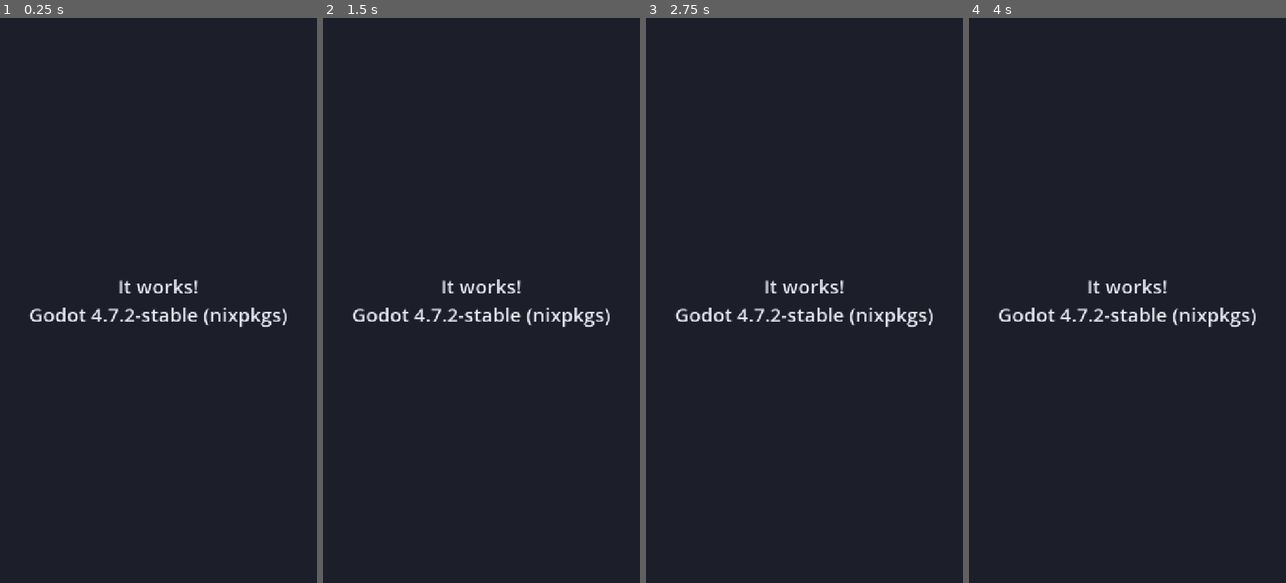
Above: before the commit, frames 1-4 (left to right).
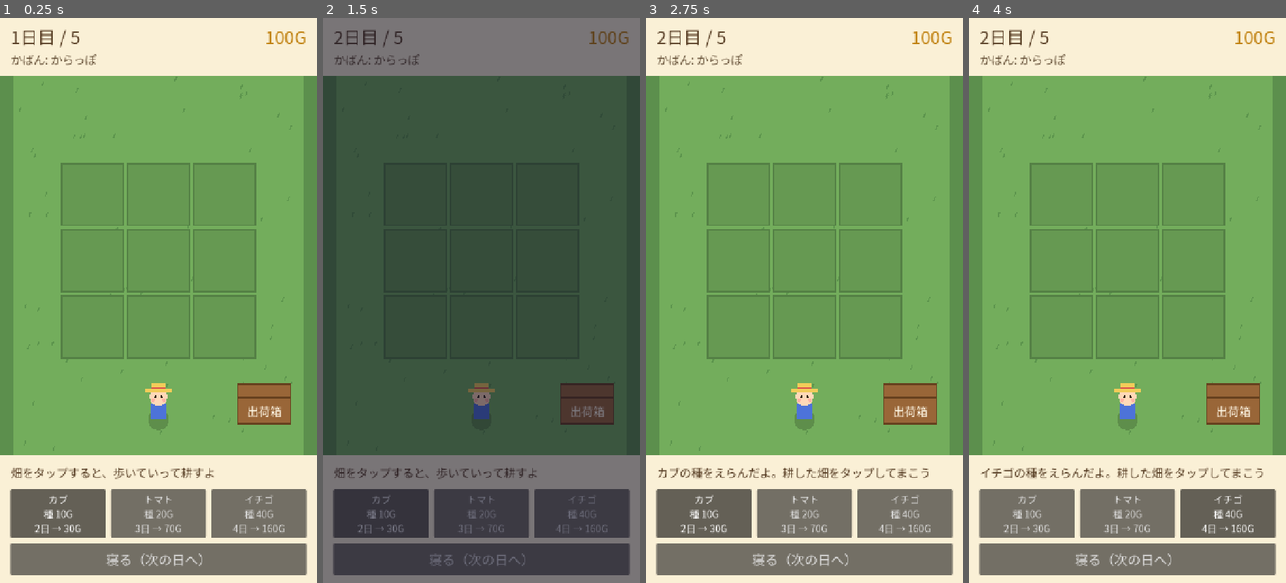
Above: after the commit, the same moments.

Repository: lalalalasuke-jpg/tiny-lala-farm
Game: Godot game, scene res://scenes/main.tscn
The game is run twice, just before and just after one commit, with the same random seed, the same clock (stepped at 60 frames per second) and the same inputs.
Inputs (mouse positions are in pixels of both pictures, inside the frame that each line leads up to):
- Up to frame 1 (0.25 s): no input
- Up to frame 2 (1.5 s): click (481, 560) at 0.5 s, where only the run after the commit has a clickable "寝る（次の日へ）"; click (481, 357) at 1.25 s, where only the run after the commit has a clickable "畑へ行く"
- Up to frame 3 (2.75 s): click (703, 515) at 2 s, where only the run after the commit has a clickable "カブ 種 10G 2日 → 30G"
- Up to frame 4 (4 s): click (1127, 515) at 2.75 s, where only the run after the commit has a clickable "トマト 種 20G 3日 → 70G"; click (1228, 515) at 3.5 s, where only the run after the commit has a clickable "イチゴ 種 40G 4日 → 160G"

The runs differ from the first frame. In frame 1, 100% of the frame differs, in the area x 0-100%, y 0-100%; in frame 2, 100%; in frame 3, 100%; in frame 4, 100%.

Commit message:
畑3x3・3種類の作物・出荷・5日間の最小版
Co-Authored-By: Claude Opus 5.5 <noreply@anthropic.com>

Diff:
--- a/project.godot
+++ b/project.godot
@@ -11,7 +11,7 @@
 
 [input_devices]
 
-pointing/emulate_mouse_from_touch=false
+pointing/emulate_mouse_from_touch=true
 
 [display]
 
@@ -25,3 +25,7 @@
 
 renderer/rendering_method="gl_compatibility"
 renderer/rendering_method.mobile="gl_compatibility"
+
+[gui]
+
+theme/custom_font="res://fonts/NotoSansJP-Subset.ttf"
--- /dev/null
+++ b/scenes/field.gd
@@ -0,0 +1,130 @@
+extends Node2D
+
+# 畑 3×3 と出荷箱の見た目。状態（plots）は main.gd が持っていて、ここは描くだけ。
+
+const COLS := 3
+const ROWS := 3
+const PLOT := 140.0
+const GAP := 10.0
+const ORIGIN := Vector2(140, 330)  # 左上の畑の左上の角
+const WALK_AREA := Rect2(30, 130, 660, 860)  # キャラが歩ける範囲
+const BOX_RECT := Rect2(540, 830, 120, 90)
+
+const FONT := preload("res://fonts/NotoSansJP-Subset.ttf")
+
+var plots: Array = []  # main.gd から渡される（Dictionary の配列）
+var crops: Dictionary = {}
+var shipped_count := 0
+
+
+func plot_rect(i: int) -> Rect2:
+	var c := i % COLS
+	var r := i / COLS
+	return Rect2(ORIGIN + Vector2(c, r) * (PLOT + GAP), Vector2(PLOT, PLOT))
+
+
+func plot_center(i: int) -> Vector2:
+	return plot_rect(i).get_center()
+
+
+# pos にある畑の番号。畑の外なら -1
+func plot_at(pos: Vector2) -> int:
+	for i in COLS * ROWS:
+		if plot_rect(i).grow(GAP / 2).has_point(pos):
+			return i
+	return -1
+
+
+func box_stand_point() -> Vector2:
+	return BOX_RECT.get_center() + Vector2(-100, 0)
+
+
+func near_box(pos: Vector2) -> bool:
+	return BOX_RECT.grow(70).has_point(pos)
+
+
+func _draw() -> void:
+	# 草地
+	draw_rect(WALK_AREA, Color(0.45, 0.68, 0.36))
+	var rng := RandomNumberGenerator.new()
+	rng.seed = 7
+	for k in 80:
+		var p := Vector2(rng.randf_range(40, 680), rng.randf_range(140, 980))
+		draw_line(p, p + Vector2(4, -10), Color(0.36, 0.58, 0.3), 3)
+	for i in plots.size():
+		_draw_plot(i)
+	_draw_box()
+
+
+func _draw_plot(i: int) -> void:
+	var rect := plot_rect(i)
+	var p: Dictionary = plots[i]
+	if not p.tilled:
+		draw_rect(rect, Color(0.4, 0.6, 0.32))
+		draw_rect(rect, Color(0.33, 0.5, 0.27), false, 4)
+		return
+	var soil := Color(0.45, 0.3, 0.18) if p.watered else Color(0.66, 0.48, 0.3)
+	draw_rect(rect, soil)
+	# うね（畝）の線
+	for k in 3:
+		var y := rect.position.y + 30 + k * 40
+		draw_line(Vector2(rect.position.x + 12, y), Vector2(rect.end.x - 12, y), soil.darkened(0.2), 4)
+	if p.crop == "":
+		return
+	var crop: Dictionary = crops[p.crop]
+	var c := rect.get_center()
+	if p.growth >= crop.days:
+		_draw_ripe(p.crop, crop.color, c)
+	else:
+		# 芽: 育つほど大きくなる
+		var t: float = 0.35 + 0.65 * float(p.growth) / crop.days
+		var leaf := Color(0.3, 0.75, 0.3)
+		draw_line(c + Vector2(0, 20), c + Vector2(0, 20 - 30 * t), leaf.darkened(0.2), 4)
+		draw_circle(c + Vector2(-12 * t, 20 - 30 * t), 12 * t, leaf)
+		draw_circle(c + Vector2(12 * t, 20 - 30 * t), 12 * t, leaf)
+		# のこり日数
+		var left := "あと%d日" % (crop.days - p.growth)
+		draw_string(FONT, rect.position + Vector2(0, PLOT - 10), left, HORIZONTAL_ALIGNMENT_CENTER, PLOT, 22, Color(1, 1, 1, 0.9))
+	if p.watered:
+		_draw_drop(rect.position + Vector2(PLOT - 22, 24))
+
+
+func _draw_ripe(id: String, color: Color, c: Vector2) -> void:
+	var leaf := Color(0.25, 0.65, 0.25)
+	match id:
+		"turnip":
+			draw_circle(c + Vector2(-14, -34), 14, leaf)
+			draw_circle(c + Vector2(14, -34), 14, leaf)
+			draw_circle(c + Vector2(0, 0), 34, color)
+			draw_circle(c + Vector2(0, -20), 20, Color(0.7, 0.35, 0.75))
+		"tomato":
+			draw_line(c + Vector2(0, 40), c + Vector2(0, -45), leaf.darkened(0.2), 5)
+			for o in [Vector2(-22, -18), Vector2(20, -4), Vector2(-14, 24)]:
+				draw_circle(c + o, 20, color)
+				draw_circle(c + o + Vector2(-6, -6), 5, Color(1, 1, 1, 0.5))
+		"strawberry":
+			draw_circle(c + Vector2(0, -30), 16, leaf)
+			draw_colored_polygon(PackedVector2Array([c + Vector2(-34, -16), c + Vector2(34, -16), c + Vector2(0, 40)]), color)
+			draw_circle(c + Vector2(-17, -12), 18, color)
+			draw_circle(c + Vector2(17, -12), 18, color)
+			for o in [Vector2(-12, -6), Vector2(10, -2), Vector2(0, 14), Vector2(-4, -16), Vector2(16, -16)]:
+				draw_circle(c + o, 2.5, Color(1, 0.9, 0.4))
+	# 収穫できる合図のキラキラ
+	draw_string(FONT, c + Vector2(30, -40), "★", HORIZONTAL_ALIGNMENT_LEFT, -1, 28, Color(1, 0.95, 0.4))
+
+
+func _draw_drop(at: Vector2) -> void:
+	var blue := Color(0.35, 0.65, 1.0)
+	draw_circle(at + Vector2(0, 6), 8, blue)
+	draw_colored_polygon(PackedVector2Array([at + Vector2(-7, 4), at + Vector2(7, 4), at + Vector2(0, -10)]), blue)
+
+
+func _draw_box() -> void:
+	var r := BOX_RECT
+	draw_rect(r, Color(0.6, 0.4, 0.22))
+	draw_rect(r, Color(0.4, 0.25, 0.12), false, 5)
+	draw_line(r.position + Vector2(0, 30), Vector2(r.end.x, r.position.y + 30), Color(0.4, 0.25, 0.12), 4)
+	draw_string(FONT, r.position + Vector2(0, 72), "出荷箱", HORIZONTAL_ALIGNMENT_CENTER, r.size.x, 26, Color(1, 0.97, 0.9))
+	if shipped_count > 0:
+		draw_circle(r.position + Vector2(r.size.x, 0), 20, Color(0.9, 0.3, 0.3))
+		draw_string(FONT, r.position + Vector2(r.size.x - 20, 9), str(shipped_count), HORIZONTAL_ALIGNMENT_CENTER, 40, 24, Color.WHITE)
--- a/scenes/main.gd
+++ b/scenes/main.gd
@@ -1,11 +1,302 @@
 extends Node2D
 
-# テンプレの起点。ここから作り始める。
-# UI 文字列は ASCII のみにすること（Godot 標準フォントに日本語グリフが無く
-# Web だと豆腐になる。日本語を出したいなら日本語フォントを同梱してテーマに設定）。
+# Tiny Lala Farm: 5日間で畑を育てて、出荷でいくら稼げるか。
+# 畑をタップ → ららすけが歩いていって、その畑に合った作業をする
+#   （耕す → 種をまく → 水やり → 収穫）。収穫したものは出荷箱へ。寝ると次の日。
+
+const LAST_DAY := 5
+const START_MONEY := 100
+const CROPS := {
+	"turnip": {"name": "カブ", "seed": 10, "days": 2, "price": 30, "color": Color(0.97, 0.95, 0.97)},
+	"tomato": {"name": "トマト", "seed": 20, "days": 3, "price": 70, "color": Color(0.9, 0.2, 0.15)},
+	"strawberry": {"name": "イチゴ", "seed": 40, "days": 4, "price": 160, "color": Color(0.95, 0.25, 0.35)},
+}
+const SEED_ORDER := ["turnip", "tomato", "strawberry"]
+const NONE := -1  # 歩き終わっても何もしない
+const BOX := 99  # 歩き終わったら出荷箱に入れる
+
+var day := 1
+var money := START_MONEY
+var bag := {}  # 収穫して持っているもの（作物id → 個数）
+var shipped := {}  # 今日出荷箱に入れたもの（寝るとお金になる）
+var selected_seed := "turnip"
+var pending := NONE
+var busy := false  # 寝ている途中など、操作を受け付けない
+
+@onready var field: Node2D = $Field
+@onready var player: Node2D = $Player
+
+var day_label: Label
+var money_label: Label
+var bag_label: Label
+var message_label: Label
+var seed_buttons := {}
+var sleep_button: Button
+var fade: ColorRect
+var popup: PanelContainer
+var popup_label: Label
+var popup_button: Button
 
 
 func _ready() -> void:
-	var v: String = Engine.get_version_info().string
-	$HUD/Label.text = "It works!\nGodot %s" % v
-	print("template ready — Godot ", v)
+	var plots := []
+	for i in 9:
+		plots.append({"tilled": false, "crop": "", "growth": 0, "watered": false})
+	field.plots = plots
+	field.crops = CROPS
+	player.bounds = field.WALK_AREA.grow(-30)
+	player.position = Vector2(360, 880)
+	player.arrived.connect(_on_arrived)
+	_build_ui()
+	_refresh()
+	say("畑をタップすると、歩いていって耕すよ")
+
+
+# ---------------------------------------------------------------- 操作
+
+func _unhandled_input(event: InputEvent) -> void:
+	if busy:
+		return
+	if event is InputEventMouseButton and event.pressed and event.button_index == MOUSE_BUTTON_LEFT:
+		_on_tap(make_input_local(event).position)
+	elif event.is_action_pressed("ui_accept"):
+		_act_here()
+
+
+func _on_tap(pos: Vector2) -> void:
+	var i: int = field.plot_at(pos)
+	if i >= 0:
+		pending = i
+		player.walk_to(field.plot_center(i))
+	elif field.near_box(pos):
+		pending = BOX
+		player.walk_to(field.box_stand_point())
+	elif field.WALK_AREA.has_point(pos):
+		pending = NONE
+		player.walk_to(pos)
+
+
+func _on_arrived() -> void:
+	var what := pending
+	pending = NONE
+	if what == BOX:
+		_ship()
+	elif what >= 0:
+		_work(what)
+
+
+# キーボード（スペース/Enter）: 足元の畑か、近くの出荷箱
+func _act_here() -> void:
+	var i: int = field.plot_at(player.position)
+	if i >= 0:
+		_work(i)
+	elif field.near_box(player.position):
+		_ship()
+
+
+# ---------------------------------------------------------------- 畑仕事
+
+func _work(i: int) -> void:
+	var p: Dictionary = field.plots[i]
+	if not p.tilled:
+		p.tilled = true
+		say("耕したよ！下で種をえらんで、もう一回タップしてまこう")
+	elif p.crop == "":
+		var c: Dictionary = CROPS[selected_seed]
+		if money < c.seed:
+			say("お金が足りないよ（%sの種は %dG）" % [c.name, c.seed])
+			return
+		money -= c.seed
+		p.crop = selected_seed
+		p.growth = 0
+		p.watered = false
+		say("%sの種をまいたよ。水をあげてね" % c.name)
+	else:
+		var c: Dictionary = CROPS[p.crop]
+		if p.growth >= c.days:
+			bag[p.crop] = bag.get(p.crop, 0) + 1
+			p.crop = ""
+			p.growth = 0
+			p.watered = false
+			say("%sを収穫！出荷箱に持っていこう" % c.name)
+		elif not p.watered:
+			p.watered = true
+			say("水をあげたよ。あと%d日で収穫" % (c.days - p.growth))
+		else:
+			say("今日はもう水やりしたよ。寝ると育つよ")
+	_refresh()
+
+
+func _ship() -> void:
+	if bag.is_empty():
+		say("かばんが空っぽだよ。育った作物を収穫してね")
+		return
+	for id in bag:
+		shipped[id] = shipped.get(id, 0) + bag[id]
+	bag.clear()
+	say("出荷箱に入れたよ。寝るとお金になるよ")
+	_refresh()
+
+
+# ---------------------------------------------------------------- 1日の終わり
+
+func _on_sleep_pressed() -> void:
+	if busy:
+		return
+	busy = true
+	pending = NONE
+	player.walking = false
+	await _fade_to(1.0)
+	var earned := 0
+	var lines := []
+	for id in shipped:
+		var c: Dictionary = CROPS[id]
+		earned += c.price * shipped[id]
+		lines.append("%s×%d　%dG" % [c.name, shipped[id], c.price * shipped[id]])
+	shipped.clear()
+	money += earned
+	for p in field.plots:
+		if p.crop != "" and p.watered:
+			p.growth = min(p.growth + 1, CROPS[p.crop].days)
+		p.watered = false
+	day += 1
+	_refresh()
+	var text := "出荷: なし"
+	if not lines.is_empty():
+		text = "出荷: +%dG\n%s" % [earned, "\n".join(lines)]
+	if day > LAST_DAY:
+		var diff := money - START_MONEY
+		_show_popup("5日間おつかれさま！\n\n%s\n\nさいごの所持金\n%dG\n（はじめより %s%dG）" % [text, money, "+" if diff >= 0 else "", diff], "もう一回")
+	else:
+		_show_popup("%d日目の朝\n\n%s\n\n所持金 %dG" % [day, text, money], "畑へ行く")
+
+
+func _on_popup_pressed() -> void:
+	if day > LAST_DAY:
+		get_tree().reload_current_scene()
+		return
+	popup.visible = false
+	await _fade_to(0.0)
+	busy = false
+	if day == LAST_DAY:
+		say("今日が最終日！収穫したものは出荷箱へ")
+	else:
+		say("おはよう！水やりを忘れずにね")
+
+
+func _fade_to(alpha: float) -> void:
+	var tw := create_tween()
+	tw.tween_property(fade, "color:a", alpha, 0.4)
+	await tw.finished
+
+
+# ---------------------------------------------------------------- 画面
+
+func say(text: String) -> void:
+	message_label.text = text
+
+
+func _refresh() -> void:
+	day_label.text = "%d日目 / %d" % [min(day, LAST_DAY), LAST_DAY]
+	money_label.text = "%dG" % money
+	var items := []
+	for id in SEED_ORDER:
+		if bag.has(id):
+			items.append("%s×%d" % [CROPS[id].name, bag[id]])
+	bag_label.text = "かばん: " + ("からっぽ" if items.is_empty() else "  ".join(items))
+	var n := 0
+	for id in shipped:
+		n += shipped[id]
+	field.shipped_count = n
+	field.queue_redraw()
+
+
+func _build_ui() -> void:
+	var hud := CanvasLayer.new()
+	add_child(hud)
+
+	var top := _rect(hud, Rect2(0, 0, 720, 130), Color(0.98, 0.94, 0.84))
+	day_label = _label(top, Rect2(24, 12, 340, 60), 40, Color(0.35, 0.25, 0.15))
+	money_label = _label(top, Rect2(360, 12, 336, 60), 40, Color(0.75, 0.5, 0.05))
+	money_label.horizontal_alignment = HORIZONTAL_ALIGNMENT_RIGHT
+	bag_label = _label(top, Rect2(24, 74, 672, 44), 26, Color(0.4, 0.32, 0.22))
+
+	var bottom := _rect(hud, Rect2(0, 990, 720, 290), Color(0.98, 0.94, 0.84))
+	message_label = _label(bottom, Rect2(24, 8, 672, 64), 26, Color(0.35, 0.25, 0.15))
+	message_label.autowrap_mode = TextServer.AUTOWRAP_WORD_SMART
+	message_label.vertical_alignment = VERTICAL_ALIGNMENT_CENTER
+
+	var group := ButtonGroup.new()
+	for k in SEED_ORDER.size():
+		var id: String = SEED_ORDER[k]
+		var c: Dictionary = CROPS[id]
+		var b := Button.new()
+		b.toggle_mode = true
+		b.button_group = group
+		b.button_pressed = id == selected_seed
+		b.text = "%s\n種 %dG\n%d日 → %dG" % [c.name, c.seed, c.days, c.price]
+		b.position = Vector2(24 + k * 228, 78)
+		b.size = Vector2(216, 110)
+		b.add_theme_font_size_override("font_size", 22)
+		b.toggled.connect(func(on: bool) -> void:
+			if on:
+				selected_seed = id
+				say("%sの種をえらんだよ。耕した畑をタップしてまこう" % c.name))
+		bottom.add_child(b)
+		seed_buttons[id] = b
+
+	sleep_button = Button.new()
+	sleep_button.text = "寝る（次の日へ）"
+	sleep_button.position = Vector2(24, 200)
+	sleep_button.size = Vector2(672, 72)
+	sleep_button.add_theme_font_size_override("font_size", 30)
+	sleep_button.pressed.connect(_on_sleep_pressed)
+	bottom.add_child(sleep_button)
+
+	fade = _rect(hud, Rect2(0, 0, 720, 1280), Color(0.05, 0.05, 0.15, 0.0))
+
+	popup = PanelContainer.new()
+	popup.position = Vector2(110, 360)
+	popup.custom_minimum_size = Vector2(500, 0)
+	popup.visible = false
+	hud.add_child(popup)
+	var box := VBoxContainer.new()
+	box.add_theme_constant_override("separation", 24)
+	popup.add_child(box)
+	popup_label = Label.new()
+	popup_label.horizontal_alignment = HORIZONTAL_ALIGNMENT_CENTER
+	popup_label.add_theme_font_size_override("font_size", 30)
+	box.add_child(popup_label)
+	popup_button = Button.new()
+	popup_button.custom_minimum_size = Vector2(0, 72)
+	popup_button.add_theme_font_size_override("font_size", 30)
+	popup_button.pressed.connect(_on_popup_pressed)
+	box.add_child(popup_button)
+
+
+func _show_popup(text: String, button: String) -> void:
+	popup_label.text = text
+	popup_button.text = button
+	popup.visible = true
+	popup.reset_size()
+	popup.position.y = (1280 - popup.size.y) / 2
+
+
+func _rect(parent: Node, r: Rect2, color: Color) -> ColorRect:
+	var cr := ColorRect.new()
+	cr.position = r.position
+	cr.size = r.size
+	cr.color = color
+	cr.mouse_filter = Control.MOUSE_FILTER_IGNORE
+	parent.add_child(cr)
+	return cr
+
+
+func _label(parent: Node, r: Rect2, font_size: int, color: Color) -> Label:
+	var l := Label.new()
+	l.position = r.position
+	l.size = r.size
+	l.add_theme_font_size_override("font_size", font_size)
+	l.add_theme_color_override("font_color", color)
+	parent.add_child(l)
+	return l
--- a/scenes/main.tscn
+++ b/scenes/main.tscn
@@ -1,6 +1,8 @@
-[gd_scene load_steps=2 format=3]
+[gd_scene load_steps=4 format=3]
 
 [ext_resource type="Script" path="res://scenes/main.gd" id="1"]
+[ext_resource type="Script" path="res://scenes/field.gd" id="2"]
+[ext_resource type="Script" path="res://scenes/player.gd" id="3"]
 
 [node name="Main" type="Node2D"]
 script = ExtResource("1")
@@ -9,21 +11,10 @@
 offset_right = 720.0
 offset_bottom = 1280.0
 mouse_filter = 2
-color = Color(0.11, 0.12, 0.16, 1)
+color = Color(0.36, 0.56, 0.3, 1)
 
-[node name="HUD" type="CanvasLayer" parent="."]
+[node name="Field" type="Node2D" parent="."]
+script = ExtResource("2")
 
-[node name="Label" type="Label" parent="HUD"]
-anchor_left = 0.5
-anchor_top = 0.5
-anchor_right = 0.5
-anchor_bottom = 0.5
-offset_left = -320.0
-offset_top = -70.0
-offset_right = 320.0
-offset_bottom = 70.0
-theme_override_colors/font_color = Color(0.9, 0.9, 0.95, 1)
-theme_override_font_sizes/font_size = 44
-text = "It works!"
-horizontal_alignment = 1
-vertical_alignment = 1
+[node name="Player" type="Node2D" parent="."]
+script = ExtResource("3")
--- /dev/null
+++ b/scenes/player.gd
@@ -0,0 +1,50 @@
+extends Node2D
+
+# ららすけ（プレイヤー）。walk_to() で目的地へ歩き、着いたら arrived を出す。
+# PC では矢印キーでも歩ける（そのときは目的地は取り消し）。
+
+signal arrived
+
+const SPEED := 420.0
+
+var bounds := Rect2(0, 0, 720, 1280)
+var target := Vector2.ZERO
+var walking := false
+var _t := 0.0  # 歩きの揺れ用
+
+
+func walk_to(pos: Vector2) -> void:
+	target = pos.clamp(bounds.position, bounds.end)
+	walking = true
+
+
+func _process(delta: float) -> void:
+	var dir := Input.get_vector("ui_left", "ui_right", "ui_up", "ui_down")
+	var moving := false
+	if dir != Vector2.ZERO:
+		walking = false
+		position = (position + dir * SPEED * delta).clamp(bounds.position, bounds.end)
+		moving = true
+	elif walking:
+		position = position.move_toward(target, SPEED * delta)
+		moving = true
+		if position == target:
+			walking = false
+			arrived.emit()
+	_t = _t + delta * 14 if moving else 0.0
+	queue_redraw()
+
+
+func _draw() -> void:
+	var bob := Vector2(0, -abs(sin(_t)) * 5)
+	draw_circle(Vector2(0, 30), 24, Color(0, 0, 0, 0.18))  # 影
+	draw_rect(Rect2(Vector2(-18, -6) + bob, Vector2(36, 36)), Color(0.3, 0.45, 0.85))  # オーバーオール
+	draw_circle(Vector2(0, -22) + bob, 20, Color(1.0, 0.85, 0.72))  # 顔
+	draw_circle(Vector2(-7, -22) + bob, 2.5, Color(0.2, 0.15, 0.1))
+	draw_circle(Vector2(7, -22) + bob, 2.5, Color(0.2, 0.15, 0.1))
+	draw_circle(Vector2(-12, -14) + bob, 4, Color(1, 0.6, 0.6, 0.6))  # ほっぺ
+	draw_circle(Vector2(12, -14) + bob, 4, Color(1, 0.6, 0.6, 0.6))
+	# 麦わら帽子
+	draw_rect(Rect2(Vector2(-30, -40) + bob, Vector2(60, 8)), Color(0.95, 0.8, 0.35))
+	draw_rect(Rect2(Vector2(-16, -54) + bob, Vector2(32, 16)), Color(0.95, 0.8, 0.35))
+	draw_rect(Rect2(Vector2(-16, -44) + bob, Vector2(32, 4)), Color(0.85, 0.3, 0.3))
--- /dev/null
+++ b/tools/screenshot.gd
@@ -0,0 +1,45 @@
+extends SceneTree
+# 見た目確認用: 少し遊んだ状態にしてスクショを保存する
+# 使い方: godot --path . --resolution 720x1280 --script res://tools/screenshot.gd -- <出力.png> [start|grow|result]
+func _initialize() -> void:
+	_run.call_deferred()
+
+
+func _run() -> void:
+	var args := OS.get_cmdline_user_args()
+	var mode: String = args[1] if args.size() > 1 else "start"
+	var main = load("res://scenes/main.tscn").instantiate()
+	root.add_child(main)
+	await create_timer(0.2).timeout
+	if mode != "start":
+		# 1日目: 9マス耕して、カブ3・トマト2・イチゴ1をまいて水やり
+		var plan := ["turnip", "turnip", "turnip", "tomato", "tomato", "strawberry", "", "", ""]
+		for i in 9:
+			main._work(i)
+			if plan[i] != "":
+				main.selected_seed = plan[i]
+				main._work(i)
+				main._work(i)
+		for d in (2 if mode == "grow" else 5):
+			main._on_sleep_pressed()
+			await create_timer(0.6).timeout
+			if mode == "grow" and d == 1:
+				break
+			main._on_popup_pressed()
+			await create_timer(0.6).timeout
+			for i in 9:
+				main._work(i)  # 収穫できれば収穫、できなければ水やり
+				if main.field.plots[i].crop == "" and main.field.plots[i].tilled and main.money >= 10:
+					main.selected_seed = "turnip"
+					main._work(i)
+					main._work(i)
+			main._ship()
+		if mode == "grow":
+			main._on_popup_pressed()
+			await create_timer(0.6).timeout
+			main.player.position = Vector2(300, 800)
+	await create_timer(0.3).timeout
+	await RenderingServer.frame_post_draw
+	root.get_texture().get_image().save_png(args[0])
+	print("money=", main.money, " day=", main.day)
+	quit()
Binary file added: fonts/NotoSansJP-Subset.ttf
Not shown, added: fonts/NotoSansJP-Subset.ttf.import
Not shown, added: fonts/OFL.txt
Not shown, added: scenes/field.gd.uid
Not shown, added: scenes/main.gd.uid
Not shown, added: scenes/player.gd.uid
Not shown, added: tools/screenshot.gd.uid
